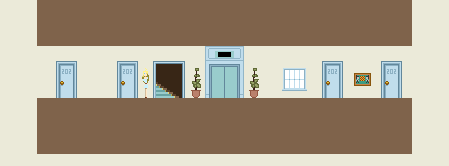
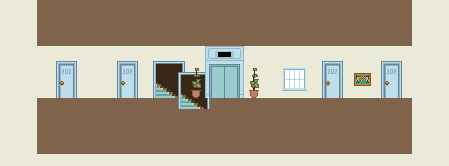
Two versions of the same layered image (449 x 166). Layer-by-layer changes:
hid "stacy" over (142, 68, 149, 98)
showed "staircase entrance" over (178, 72, 210, 109)